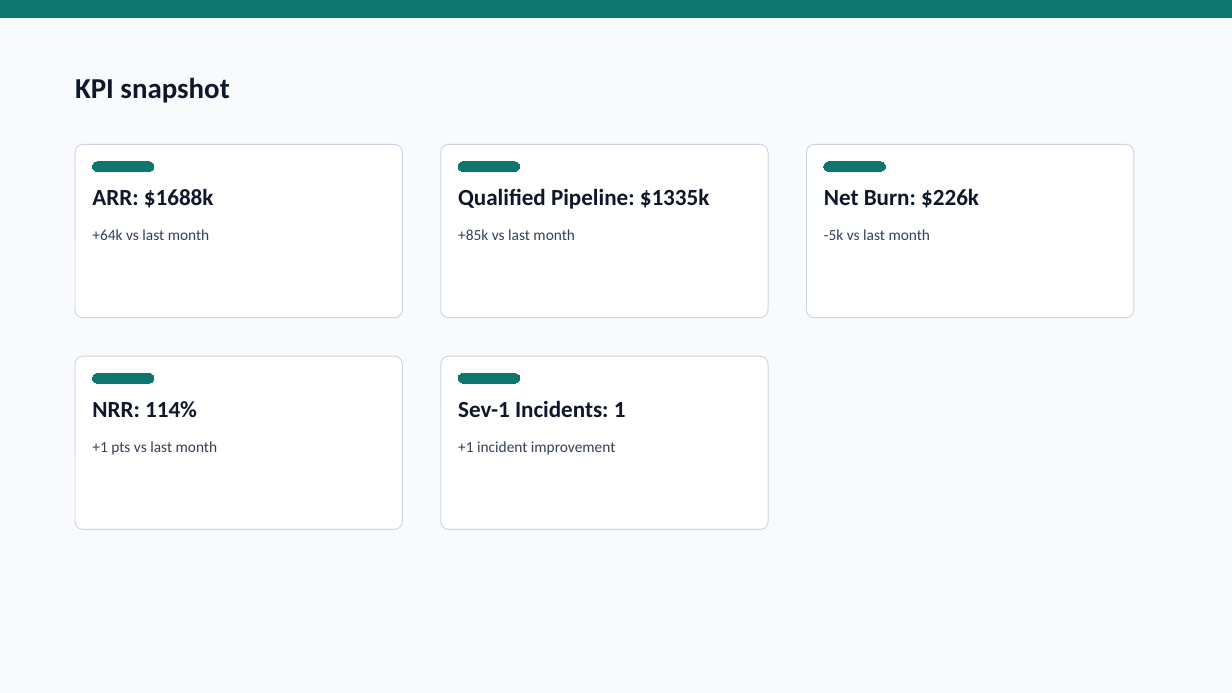
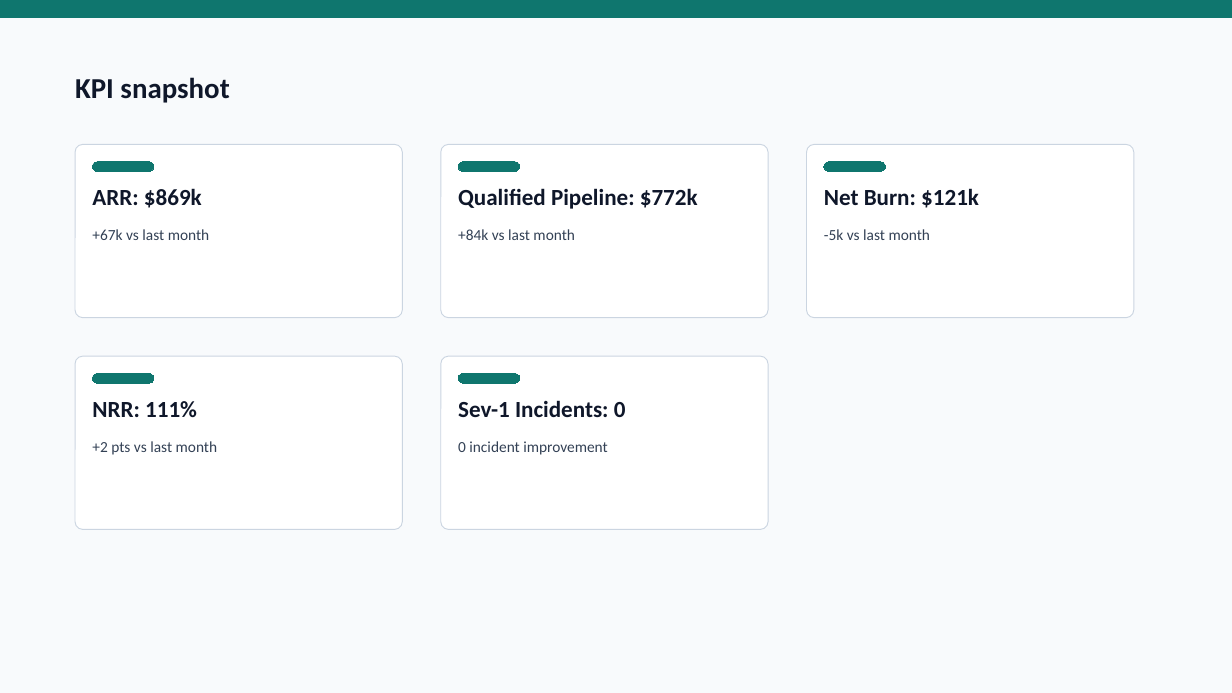
Before and after one commit to Laksh-star/codex-workflow-agents, a slide deck: slide 2 of outputs/executive-briefing-machine-demo/executive-briefing-demo.pptx. Drawn at 1232x693 pixels with LibreOffice and Linux fonts; fonts in the diff are those of the drawing. Boxes give left, top, right and bottom in pixels: in the first picture for what was removed or moved away, otherwise in the second. Text is boxed around its words. In the diff, an @@ line names an element or a change of style, - is before the commit and + after.

```diff
--- a/outputs/executive-briefing-machine-demo/executive-briefing-demo.pptx
+++ b/outputs/executive-briefing-machine-demo/executive-briefing-demo.pptx
@@ text at box(92, 188, 202, 208): text changed @@
-ARR: $1688k
+ARR: $869k
@@ text at box(458, 188, 698, 209): text changed @@
-Qualified Pipeline: $1335k
+Qualified Pipeline: $772k
@@ text at box(824, 188, 979, 208): text changed @@
-Net Burn: $226k
+Net Burn: $121k
@@ text at box(92, 229, 210, 240): text changed @@
-+64k vs last month
++67k vs last month
@@ text at box(458, 229, 575, 240): text changed @@
-+85k vs last month
++84k vs last month
@@ text at box(92, 401, 197, 417): text changed @@
-NRR: 114%
+NRR: 111%
@@ text at box(458, 400, 626, 417): text changed @@
-Sev-1 Incidents: 1
+Sev-1 Incidents: 0
@@ text at box(92, 441, 218, 455): text changed @@
-+1 pts vs last month
++2 pts vs last month
@@ text at box(458, 441, 607, 455): text changed @@
-+1 incident improvement
+0 incident improvement
```
Also in this commit, not shown: 4 other slides changed, 8 other files.
